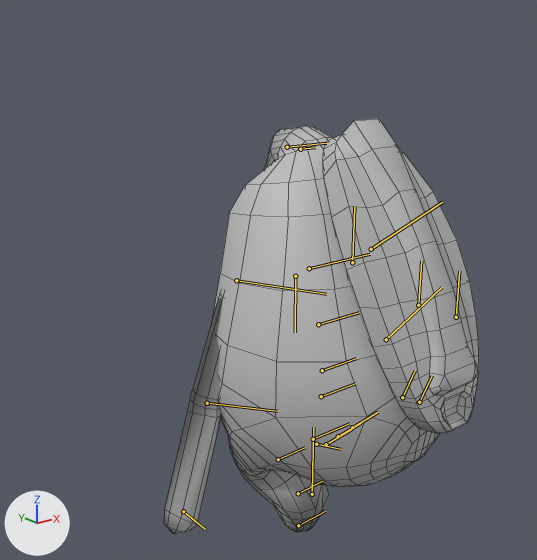
The FBX model src/UnityProject/Assets/3D-art/Models/Animations/walk.fbx, before and after one commit.
One viewpoint serves both versions: a camera (50 mm lens) standing at (-0.0383, -0.0417, 0.0372) and looking at (-0.0048, 0.0001, 0.0205). Every picture has the same lights, and +X, +Y and +Z are marked at lower left. The picture after the commit comes second. Both versions are drawn at frame 31 of the action 'Take 001'; the numbers are the values there. The bones that change, and the others that lie on the model, are drawn over the model as lines. Mesh edges are drawn as thin lines.

Objects in the first picture: 'body_GEO', 'mask_GEO'.
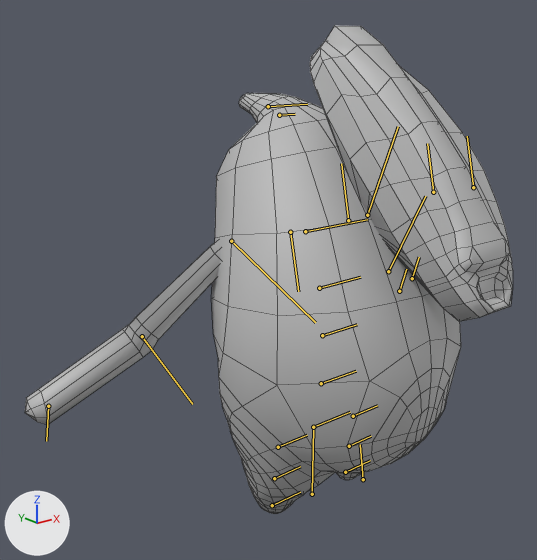
What differs and where, as boxes (x1, y1, x2, y2) in the pictures (537 x 560 px):
'body_GEO', posed (58% wider): before (164, 126, 439, 534); after (25, 93, 461, 514)
'mask_GEO', posed (29% wider): before (322, 119, 479, 434); after (310, 25, 513, 322)
bone 'spine01_jj', root to tip: before (313, 439) to (349, 423); after (313, 427) to (350, 412)
bone 'spine03_jj', root to tip: before (322, 370) to (356, 358); after (322, 335) to (357, 324)
bone 'spine04_jj', root to tip: before (318, 324) to (359, 312); after (319, 288) to (360, 277)
bone 'chest01_jj', root to tip: before (309, 268) to (370, 254); after (305, 231) to (367, 219)
bone 'hair01_jj', root to tip: before (300, 149) to (315, 147); after (279, 115) to (295, 114)
bone 'hair02_jj', root to tip: before (287, 147) to (326, 143); after (268, 106) to (307, 104)
bone 'R_shoulder_jj', root to tip: before (236, 280) to (326, 294); after (231, 241) to (315, 322)
bone 'R_elbow_jj', root to tip: before (207, 403) to (277, 411); after (142, 336) to (192, 404)
bone 'R_wrist_jj', root to tip: before (183, 511) to (205, 529); after (48, 406) to (46, 441)
bone 'L_shoulder_jj', root to tip: before (371, 249) to (442, 202); after (367, 215) to (398, 126)
bone 'L_elbow_jj', root to tip: before (386, 339) to (442, 287); after (388, 271) to (425, 196)
bone 'L_wrist_jj', root to tip: before (402, 397) to (415, 370); after (399, 291) to (406, 269)
bone 'mask01_jj', root to tip: before (418, 305) to (421, 260); after (433, 192) to (427, 143)
bone 'L_hip_jj', root to tip: before (352, 427) to (378, 412); after (353, 416) to (377, 405)
bone 'R_hip_jj', root to tip: before (278, 459) to (305, 447); after (278, 447) to (307, 435)
bone 'R_knee_jj', root to tip: before (298, 493) to (322, 481); after (274, 478) to (300, 466)

Patch to the scene script:
```diff
--- a/src/UnityProject/Assets/3D-art/Models/Animations/walk.fbx.py
+++ b/src/UnityProject/Assets/3D-art/Models/Animations/walk.fbx.py
@@ bone_spine01_jj @@
 bone_spine01_jj = bpy.data.objects['joints_grp'].pose.bones['spine01_jj']  # child of 'root_int'
-bone_spine01_jj.location = (-0.11, 0.0, -0.02)
+bone_spine01_jj.location = (0.0, 0.0, 0.0)
@@ bone_spine03_jj @@
 bone_spine03_jj = bpy.data.objects['joints_grp'].pose.bones['spine03_jj']  # child of 'spine02_jj'
-bone_spine03_jj.location = (-0.17, 0.0, 0.02)
+bone_spine03_jj.location = (0.03, 0.0, 0.0)
@@ bone_spine04_jj @@
 bone_spine04_jj = bpy.data.objects['joints_grp'].pose.bones['spine04_jj']  # child of 'spine03_jj'
-bone_spine04_jj.rotation_quaternion = (1.0, 0.0, 0.0, 0.0)  # degrees (0, 0, 0)
+bone_spine04_jj.rotation_quaternion = (0.998, 0.0, -0.056, 0.0)  # degrees (0, -6, 0)
@@ bone_chest01_jj @@
 bone_chest01_jj = bpy.data.objects['joints_grp'].pose.bones['chest01_jj']  # child of 'spine04_jj'
-bone_chest01_jj.rotation_quaternion = (1.0, 0.0, 0.0, 0.0)  # degrees (0, 0, 0)
+bone_chest01_jj.rotation_quaternion = (0.998, 0.0, -0.056, 0.0)  # degrees (0, -6, 0)
@@ bone_hair01_jj @@
 bone_hair01_jj = bpy.data.objects['joints_grp'].pose.bones['hair01_jj']  # child of 'chest01_jj'
-bone_hair01_jj.rotation_quaternion = (0.97, 0.0, -0.242, 0.0)  # degrees (0, -28, 0)
+bone_hair01_jj.rotation_quaternion = (0.998, 0.0, 0.055, 0.0)  # degrees (0, 6, 0)
@@ bone_hair02_jj @@
 bone_hair02_jj = bpy.data.objects['joints_grp'].pose.bones['hair02_jj']  # child of 'hair01_jj'
-bone_hair02_jj.rotation_quaternion = (0.999, 0.0, -0.042, 0.0)  # degrees (0, -5, 0)
+bone_hair02_jj.rotation_quaternion = (0.967, 0.0, 0.255, 0.0)  # degrees (0, 29, 0)
@@ bone_r_shoulder_jj @@
 bone_r_shoulder_jj = bpy.data.objects['joints_grp'].pose.bones['R_shoulder_jj']  # child of 'R_clavicle_jj'
-bone_r_shoulder_jj.rotation_quaternion = (0.808, 0.0, 0.0, -0.589)  # degrees (0, 0, -72)
+bone_r_shoulder_jj.rotation_quaternion = (0.916, 0.016, 0.216, -0.338)  # degrees (-7, 24, -42)
@@ bone_r_elbow_jj @@
 bone_r_elbow_jj = bpy.data.objects['joints_grp'].pose.bones['R_elbow_jj']  # child of 'R_shoulder_jj'
-bone_r_elbow_jj.location = (0.01, 0.0, 0.0)
-bone_r_elbow_jj.rotation_quaternion = (0.994, 0.045, -0.08, 0.052)  # degrees (5, -9, 6)
+bone_r_elbow_jj.location = (0.0, 0.01, 0.0)
+bone_r_elbow_jj.rotation_quaternion = (0.984, 0.134, -0.04, 0.112)  # degrees (15, -6, 12)
@@ bone_r_wrist_jj @@
 bone_r_wrist_jj = bpy.data.objects['joints_grp'].pose.bones['R_wrist_jj']  # child of 'R_elbow_jj'
-bone_r_wrist_jj.rotation_quaternion = (0.969, 0.0, 0.0, 0.245)  # degrees (0, 0, 28)
+bone_r_wrist_jj.rotation_quaternion = (0.947, 0.0, 0.0, 0.32)  # degrees (0, 0, 37)
@@ bone_l_shoulder_jj @@
 bone_l_shoulder_jj = bpy.data.objects['joints_grp'].pose.bones['L_shoulder_jj']  # child of 'L_clavicle_jj'
-bone_l_shoulder_jj.rotation_quaternion = (0.808, 0.0, 0.0, -0.589)  # degrees (0, 0, -72)
+bone_l_shoulder_jj.rotation_quaternion = (0.91, 0.02, 0.215, -0.354)  # degrees (-7, 24, -44)
@@ bone_l_elbow_jj @@
 bone_l_elbow_jj = bpy.data.objects['joints_grp'].pose.bones['L_elbow_jj']  # child of 'L_shoulder_jj'
-bone_l_elbow_jj.rotation_quaternion = (0.994, 0.01, 0.075, 0.075)  # degrees (2, 8, 9)
+bone_l_elbow_jj.rotation_quaternion = (0.98, 0.106, 0.117, 0.119)  # degrees (14, 12, 15)
@@ bone_l_wrist_jj @@
 bone_l_wrist_jj = bpy.data.objects['joints_grp'].pose.bones['L_wrist_jj']  # child of 'L_elbow_jj'
-bone_l_wrist_jj.rotation_quaternion = (0.947, 0.0, 0.0, 0.322)  # degrees (0, 0, 38)
+bone_l_wrist_jj.rotation_quaternion = (0.919, 0.0, 0.0, 0.394)  # degrees (0, 0, 46)
@@ bone_mask01_jj @@
 bone_mask01_jj = bpy.data.objects['joints_grp'].pose.bones['mask01_jj']  # child of 'chest01_jj'
-bone_mask01_jj.location = (0.0, 0.0, 0.0)
-bone_mask01_jj.rotation_quaternion = (1.0, 0.0, 0.0, 0.0)  # degrees (0, 0, 0)
+bone_mask01_jj.location = (0.0, 0.21, 0.19)
+bone_mask01_jj.rotation_quaternion = (1.0, -0.008, 0.0, 0.0)  # degrees (-1, 0, 0)
@@ bone_l_hip_jj @@
 bone_l_hip_jj = bpy.data.objects['joints_grp'].pose.bones['L_hip_jj']  # child of 'spine01_jj'
-bone_l_hip_jj.rotation_quaternion = (0.913, -0.015, 0.397, 0.096)  # degrees (4, 47, 14)
+bone_l_hip_jj.rotation_quaternion = (0.998, 0.0, 0.055, 0.0)  # degrees (0, 6, 0)
@@ bone_r_hip_jj @@
 bone_r_hip_jj = bpy.data.objects['joints_grp'].pose.bones['R_hip_jj']  # child of 'spine01_jj'
-bone_r_hip_jj.rotation_quaternion = (0.902, 0.039, -0.431, 0.002)  # degrees (6, -51, -3)
+bone_r_hip_jj.rotation_quaternion = (0.998, 0.0, 0.065, 0.0)  # degrees (0, 7, 0)
@@ bone_r_knee_jj @@
 bone_r_knee_jj = bpy.data.objects['joints_grp'].pose.bones['R_knee_jj']  # child of 'R_hip_jj'
-bone_r_knee_jj.rotation_quaternion = (0.941, 0.0, 0.337, 0.0)  # degrees (0, 39, 0)
+bone_r_knee_jj.rotation_quaternion = (0.998, 0.0, -0.064, 0.0)  # degrees (0, -7, 0)
```
